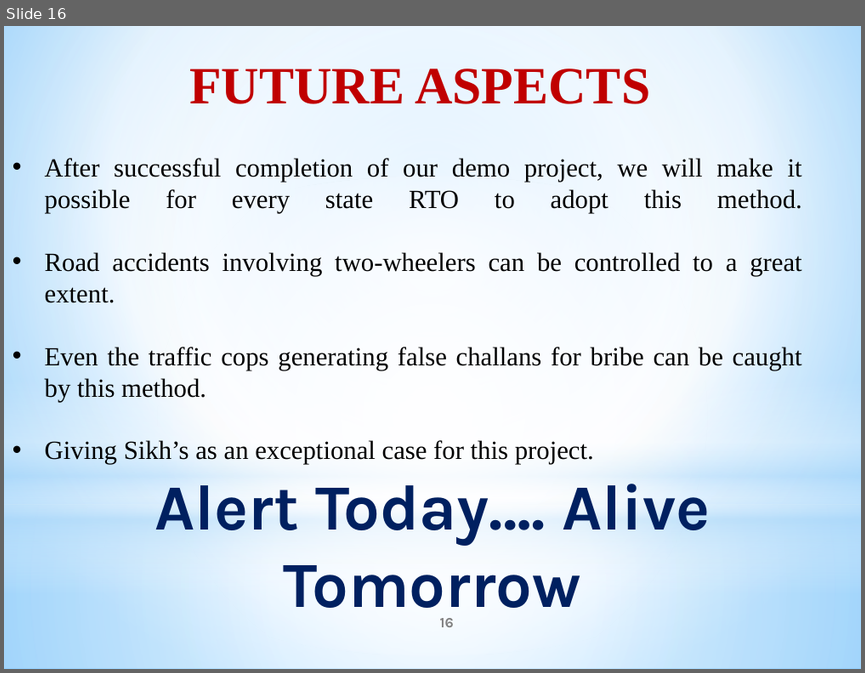
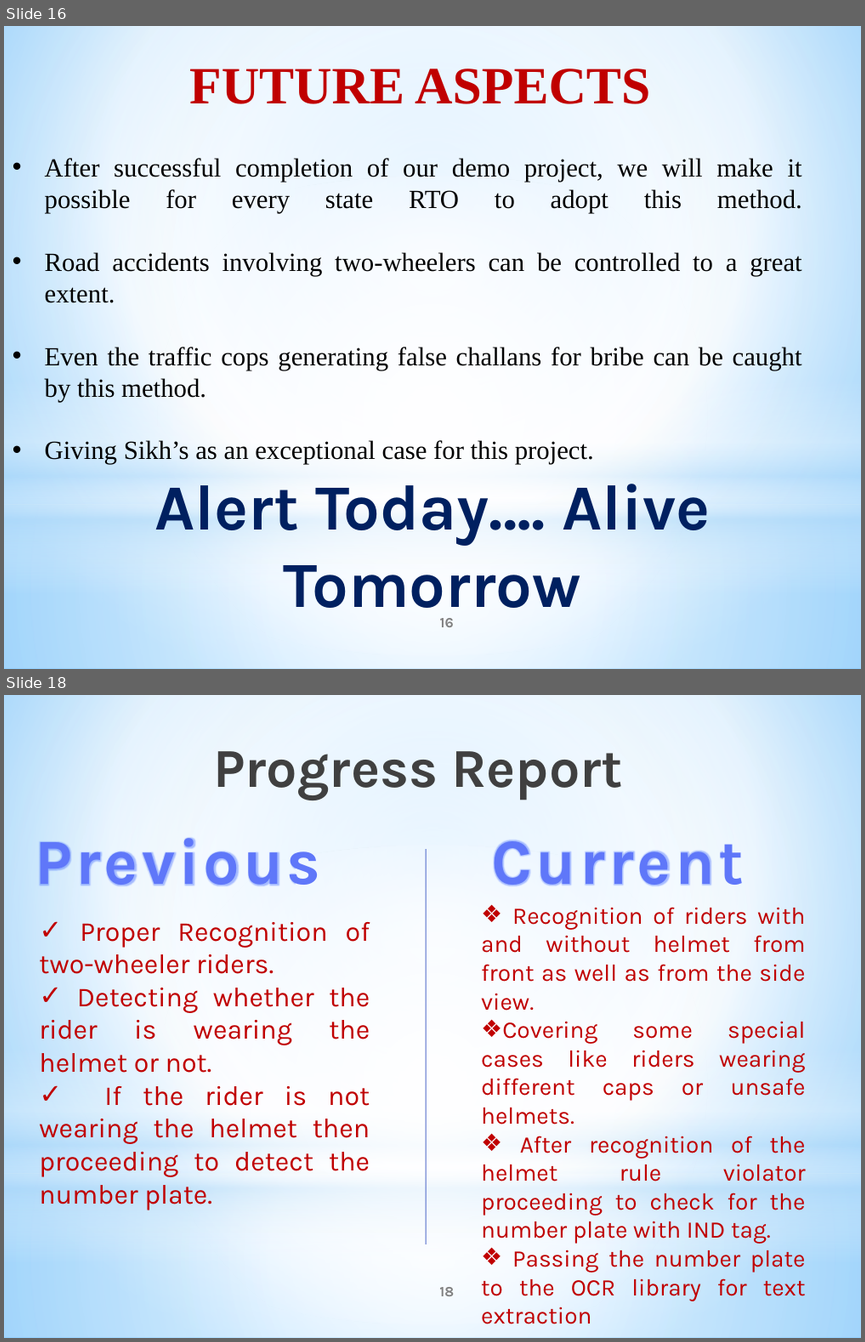
Before and after one commit to dikshant097/machine-learnng-helmmet-detection, a slide deck: Helmet Detection.pptx. Shown one above the other, each under a label of ours: slide 16 before the commit, slides 16 and 18 after it; the slides between them are not shown. The pictures are 865x673 and 865x1342 pixels, drawn with LibreOffice and Linux fonts; fonts in the diff are those of the drawing. Boxes give left, top, right and bottom in pixels: in the first picture for what was removed or moved away, otherwise in the second. Text is boxed around its words. In the diff, an @@ line names an element or a change of style, - is before the commit and + after.

```diff
--- a/Helmet Detection.pptx
+++ b/Helmet Detection.pptx
@@ slide 18 added at (4,695,861,1338), background gradient #9ED5FF to #FFFFFF to #5BB9FF; not listed: 4 template elements that a slide beside it also shows @@
@@ title added at (213,751,623,800), 46 pt, text gradient #000000 to #404040 to #212745, bold @@
+Progress Report
@@ text added at (35,838,321,886), 54 pt, text gradient #5E76F9 to #233FAB, bold @@
+Previous
@@ text added at (492,839,744,886), 54 pt, text gradient #5E76F9 to #233FAB, bold @@
+Current
@@ line added from (426, 849) to (426, 1244), #4E67C8 0.75 pt @@
@@ text added at (39,922,370,1210), 23 pt, text #C00000 @@
+✓ Proper Recognition of two-wheeler riders.
+✓ Detecting whether the rider is wearing the helmet or not.
+✓ If the rider is not wearing the helmet then proceeding to detect the number plate.
@@ text added at (481,907,806,1301), 20 pt, text #C00000 @@
+❖ Recognition of riders with and without helmet from front as well as from the side view.
+❖ Covering some special cases like riders wearing different caps or unsafe helmets.
+❖ After recognition of the helmet rule violator proceeding to check for the number plate with IND tag.
+❖ Passing the number plate to the OCR library for text extraction
@@ page number added at (439,1287,454,1296), 12 pt, text #808080, bold @@
+18
```
Also in this commit, not shown: 1 slide changed, 9 other slides added, 1 slide removed, 27 other files.
